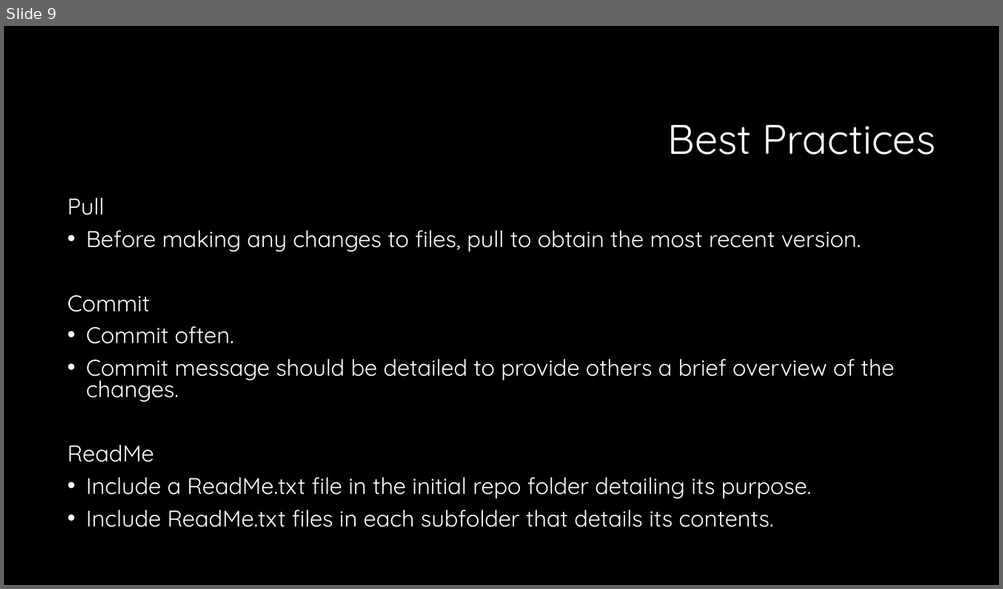
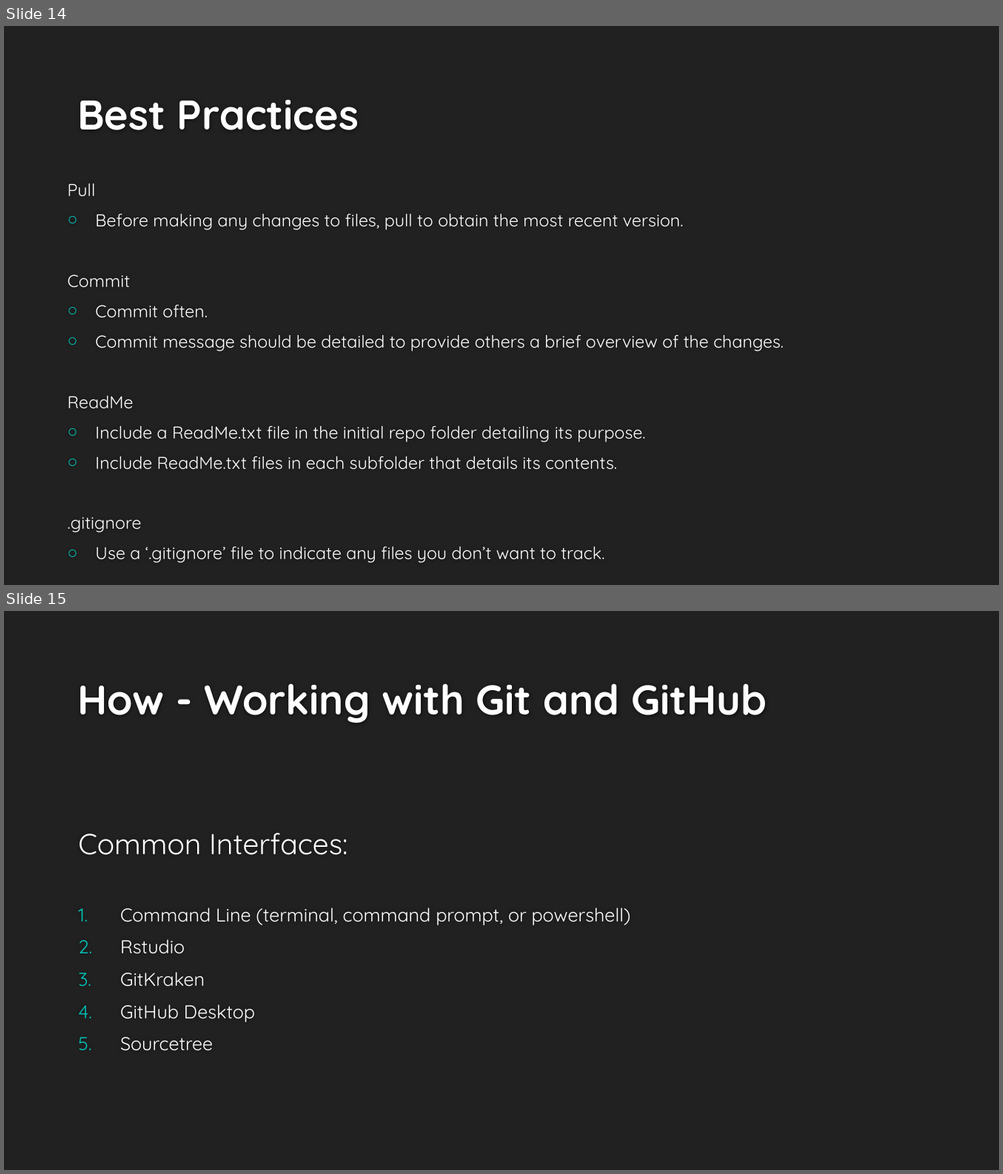
Before and after one commit to smithderek/gitExample, a slide deck: Git and GitHub.pptx. Shown one above the other, each under a label of ours: slide 9 before the commit, slides 14 and 15 after it. The pictures are 1003x589 and 1003x1174 pixels, drawn with LibreOffice and Linux fonts; fonts in the diff are those of the drawing; background and template pictures are left out. Boxes give left, top, right and bottom in pixels: in the first picture for what was removed or moved away, otherwise in the second. Text is boxed around its words. In the diff, an @@ line names an element or a change of style, - is before the commit and + after.

```diff
--- a/Git and GitHub.pptx
+++ b/Git and GitHub.pptx
@@ slide 15 added at (x1=4, y1=611, x2=999, y2=1170), background #212121 @@
@@ title added at (x1=77, y1=684, x2=766, y2=723), 40 pt, text #FEFEFE, bold @@
+How - Working with Git and GitHub
@@ text added at (x1=78, y1=833, x2=631, y2=1051), 18 pt, text #FFFFFF @@
+Common Interfaces:
+1. Command Line (terminal, command prompt, or powershell)
+2. Rstudio
+3. GitKraken
+4. GitHub Desktop
+5. Sourcetree
@@ what was slide 9 is now slide 14 @@
@@ slide 14 changed as well @@
@@ background #000000 to #212121 @@
@@ title "Best Practices" moved from (x1=668, y1=124, x2=936, y2=155) to (x1=77, y1=99, x2=358, y2=130) @@
@@ title "Best Practices" at (x1=77, y1=99, x2=358, y2=130): text colour #FFFFFF to #FEFEFE, bold on; alignment right to left; line spacing 0.9 to 1; vertical alignment middle to bottom @@
@@ text "Pull" at (x1=68, y1=184, x2=783, y2=563): vertical alignment top to middle @@
@@ text at (x1=68, y1=184, x2=783, y2=470): size 22 to 16.6 pt in "Pull", "Before making any changes to files, pull ...", "Commit", "Commit often." and 4 more places; line spacing 0.8 to 1; bullet • to ○ @@
@@ text at (x1=68, y1=517, x2=604, y2=563): paragraphs added @@
+.gitignore
+○ Use a ‘.gitignore’ file to indicate any files you don’t want to track.
```
Also in this commit, not shown: 11 other slides changed, 13 other slides added, 2 slides removed.
